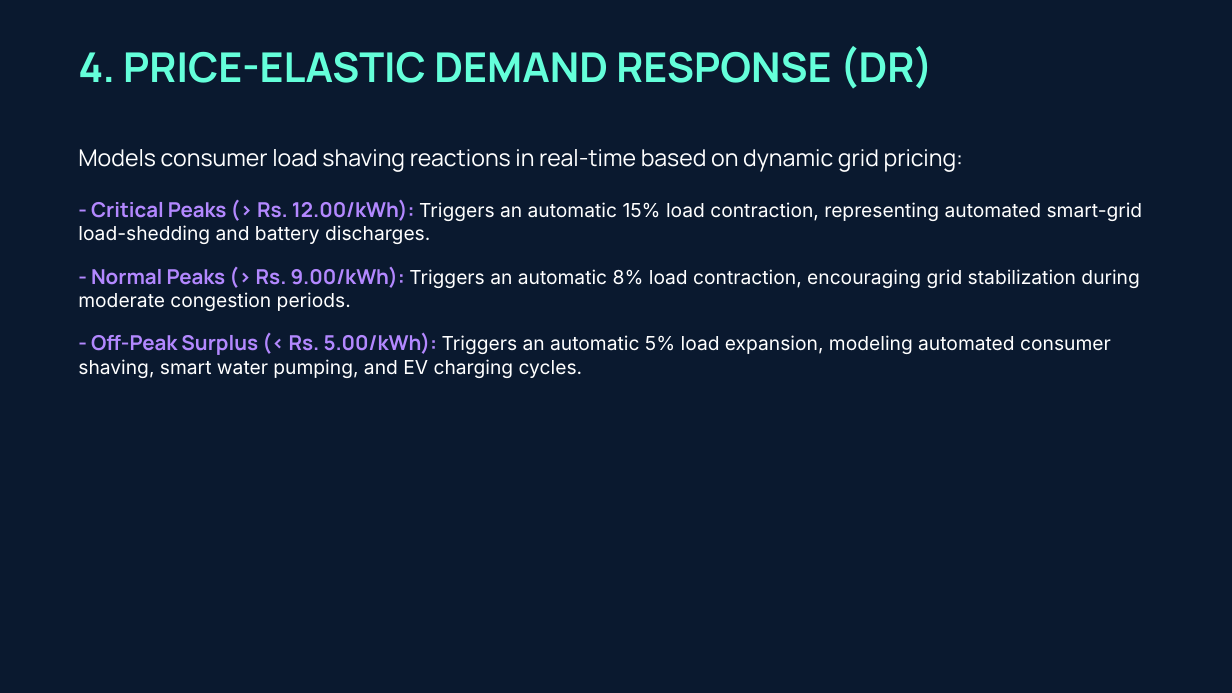
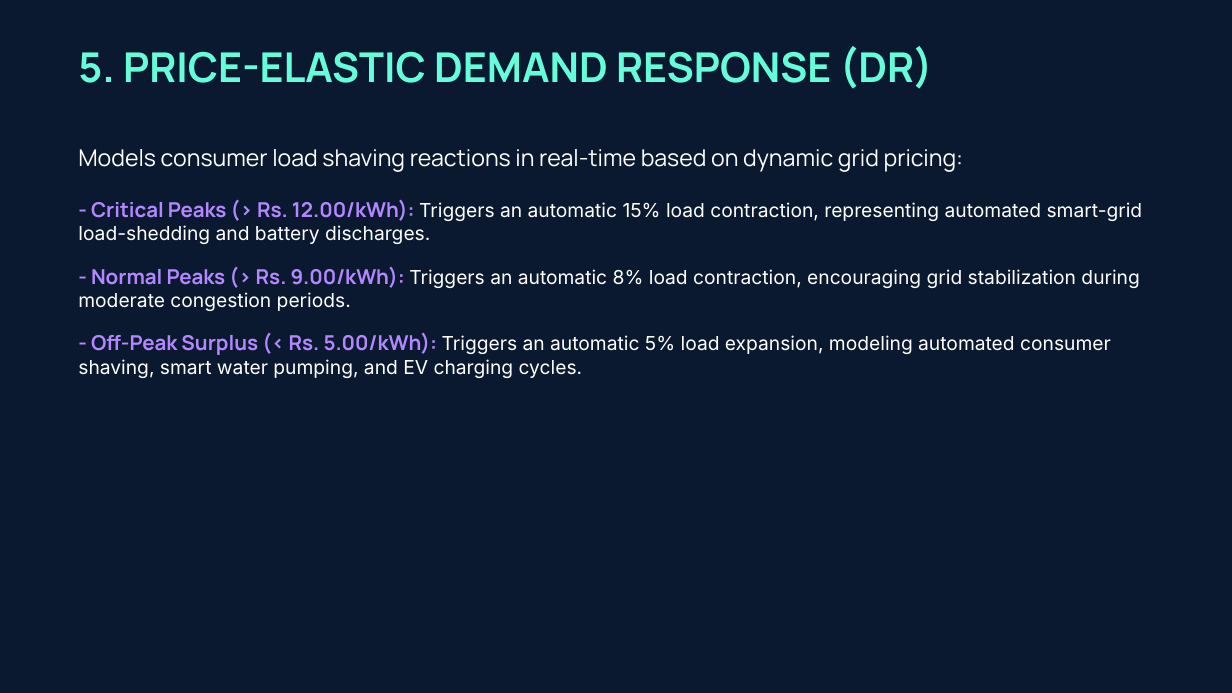
Before and after one commit to shikhasrivastava0574-afk/Smart-Grid-Sync, a slide deck: slide 6 of smart_grid_sync_final_presentation.pptx (slide 5 before the commit). Drawn at 1232x693 pixels with LibreOffice and Linux fonts; fonts in the diff are those of the drawing. Boxes give left, top, right and bottom in pixels: in the first picture for what was removed or moved away, otherwise in the second. Text is boxed around its words. In the diff, an @@ line names an element or a change of style, - is before the commit and + after.

```diff
--- a/smart_grid_sync_final_presentation.pptx
+++ b/smart_grid_sync_final_presentation.pptx
@@ text at [78, 46, 933, 89]: text changed @@
-4. PRICE-ELASTIC DEMAND RESPONSE (DR)
+5. PRICE-ELASTIC DEMAND RESPONSE (DR)
```
Also in this commit, not shown: 6 other slides changed, 1 slide added, 5 other files.
